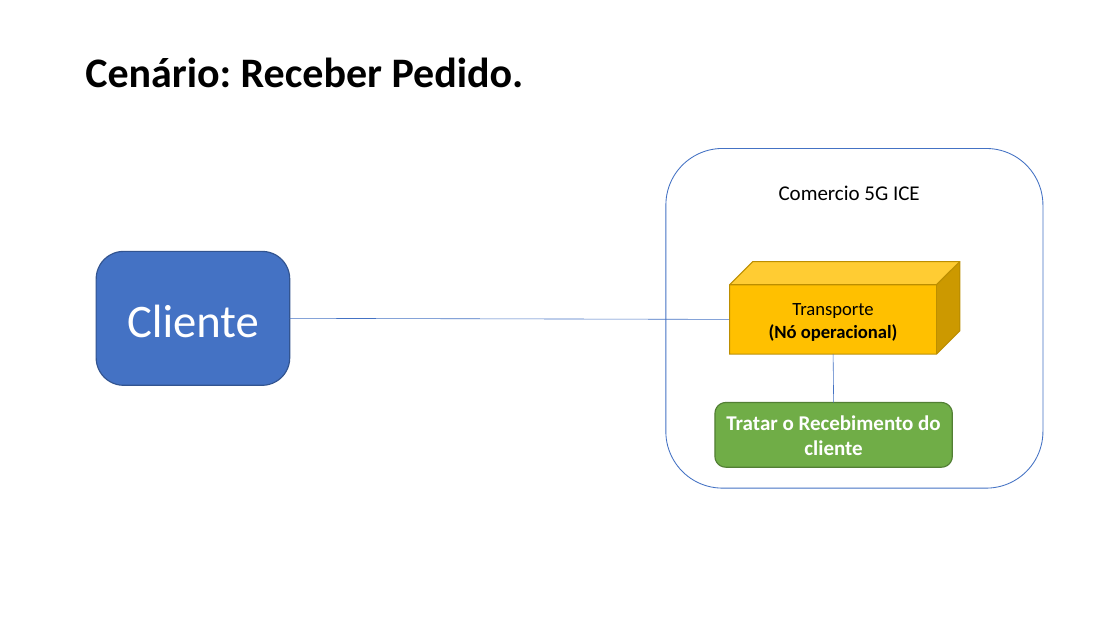
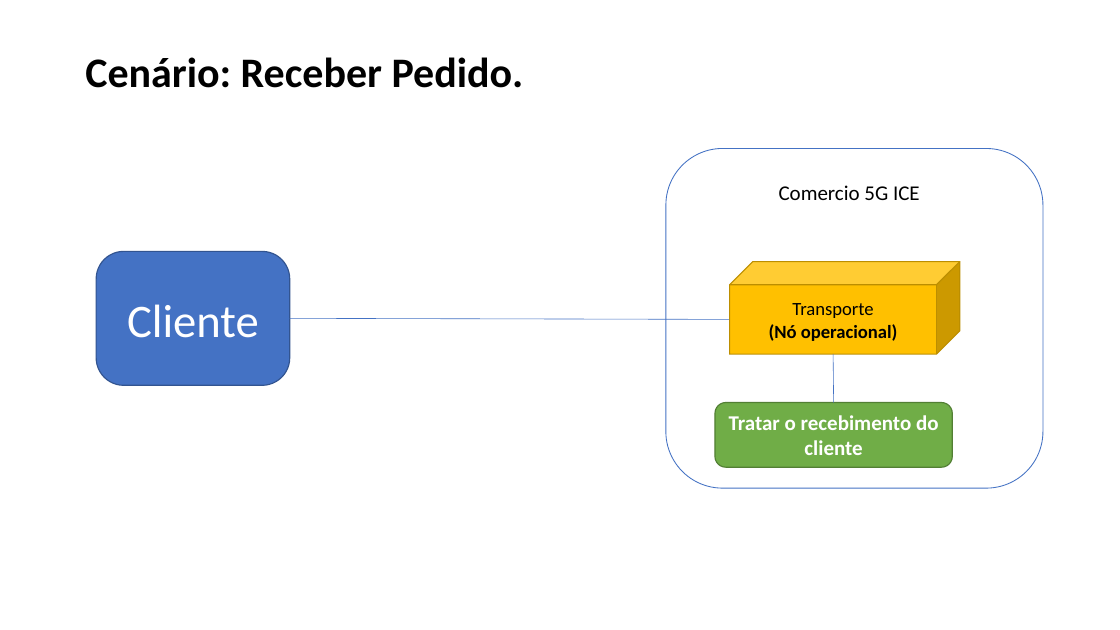
Before and after one commit to Lost-in-Logic/Comercio-5G-ICE, a slide deck: slide 4 of 15. Arquitetura de Negócio para cada Cenário.pptx. Drawn at 1120x630 pixels with LibreOffice and Linux fonts; fonts in the diff are those of the drawing. Boxes give left, top, right and bottom in pixels: in the first picture for what was removed or moved away, otherwise in the second. Text is boxed around its words. In the diff, an @@ line names an element or a change of style, - is before the commit and + after.

```diff
--- a/15. Arquitetura de Negócio para cada Cenário.pptx
+++ b/15. Arquitetura de Negócio para cada Cenário.pptx
@@ text in rounded rectangle at [729,415,939,455]: text changed @@
-Tratar o Recebimento do cliente
+Tratar o recebimento do cliente
```
Also in this commit, not shown: 1 other slide changed, 1 other file.
